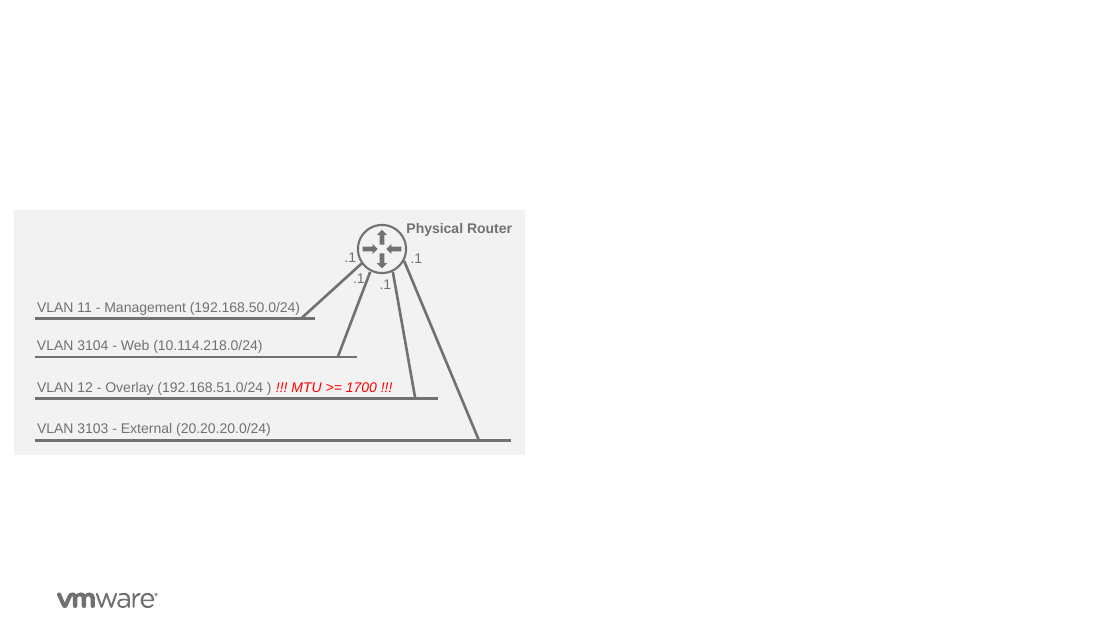
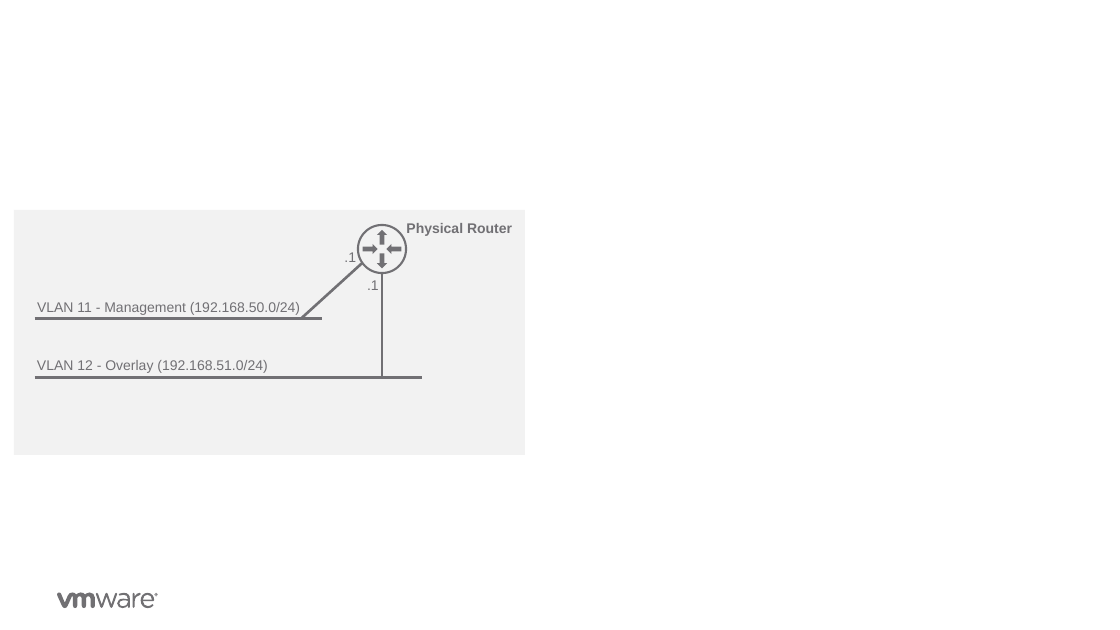
Before and after one commit to vmware-nsx/eval-docs, a slide deck: slide 2 of docs/assets/Graphics/Graphics-v0.1.pptx. Drawn at 1120x630 pixels with LibreOffice and Linux fonts; fonts in the diff are those of the drawing; background and template pictures are left out. Boxes give left, top, right and bottom in pixels: in the first picture for what was removed or moved away, otherwise in the second. Text is boxed around its words. In the diff, an @@ line names an element or a change of style, - is before the commit and + after.

```diff
--- a/docs/assets/Graphics/Graphics-v0.1.pptx
+++ b/docs/assets/Graphics/Graphics-v0.1.pptx
@@ line removed from (479, 441) to (404, 261) @@
@@ text removed at (411, 253, 423, 263) @@
-.1
@@ line removed from (338, 357) to (371, 272) @@
@@ text removed at (353, 272, 365, 287) @@
-.1
@@ text ".1": place and size @@
-text ".1" at (380, 279, 392, 289)
+text ".1" at (367, 280, 379, 290)
@@ line moved from (415, 399) - (393, 272) to (382, 378) - (382, 274) @@
@@ line moved from (34, 318) - (315, 318) to (34, 318) - (322, 318) @@
@@ line removed from (34, 357) to (357, 357) @@
@@ text removed at (37, 340, 262, 353) @@
-VLAN 3104 - Web (10.114.218.0/24)
@@ line moved from (34, 399) - (438, 399) to (34, 378) - (423, 378) @@
@@ text at (37, 360, 267, 373): text changed @@
-VLAN 12 - Overlay (192.168.51.0/24 ) !!! MTU >= 1700 !!!
+VLAN 12 - Overlay (192.168.51.0/24)
@@ line removed from (34, 441) to (511, 441) @@
@@ text removed at (37, 423, 271, 436) @@
-VLAN 3103 - External (20.20.20.0/24)
```
Also in this commit, not shown: 2 other slides changed, 3 slides added, 10 other files.
